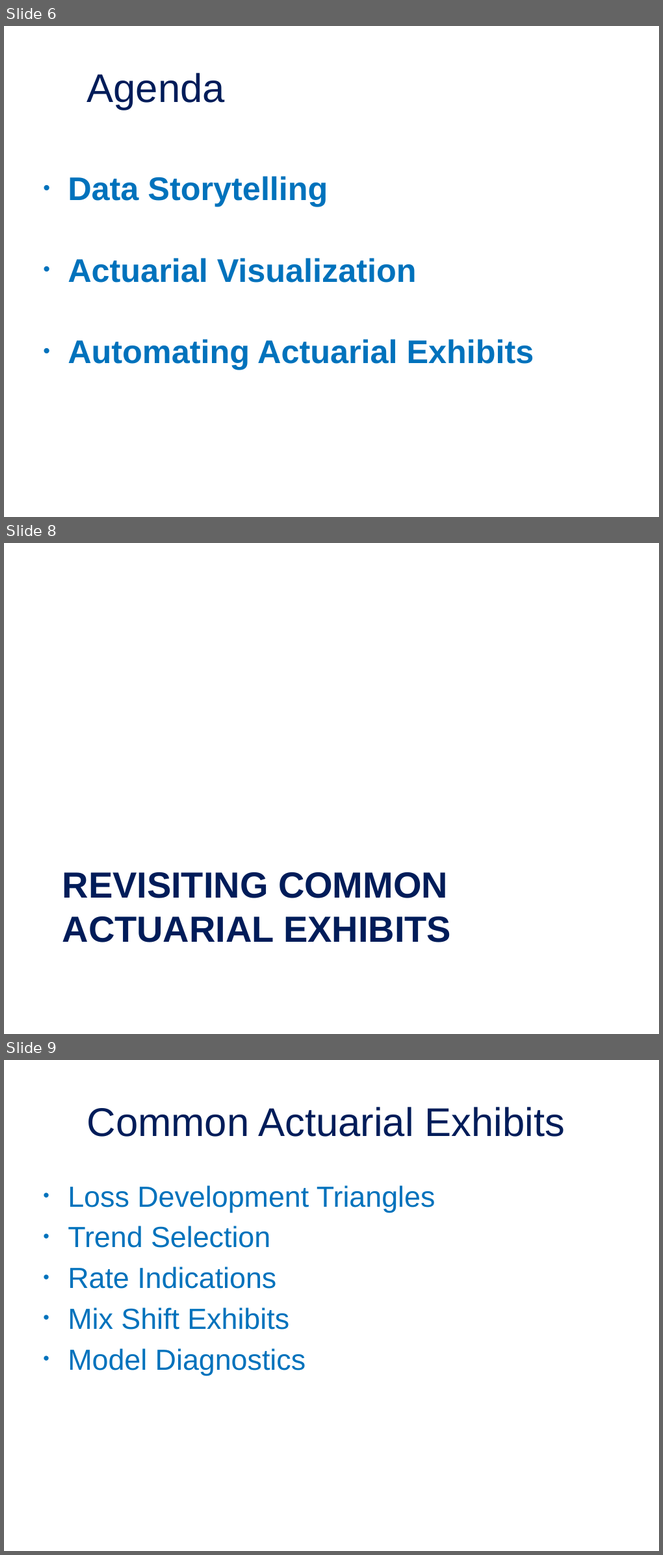
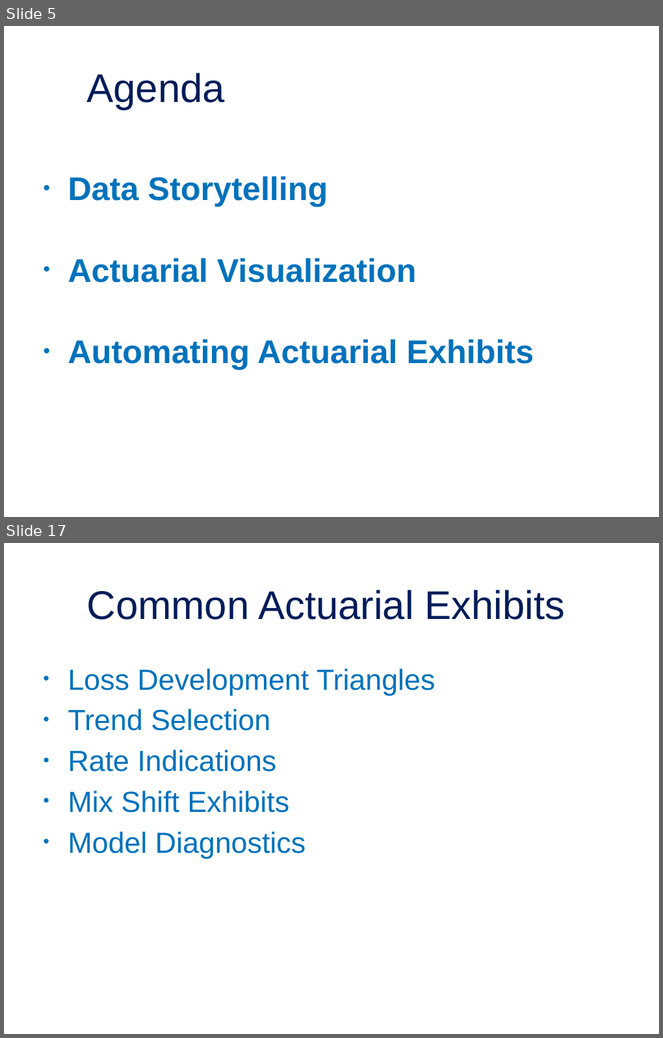
Before and after one commit to jordan-bonner/CAS_Spr23, a slide deck: Presentation Slides/Effective Data Visualization for Actuaries.pptx. Shown one above the other, each under a label of ours: slides 6, 8 and 9 before the commit, slides 5 and 17 after it; the slides between them are not shown. The pictures are 663x1555 and 663x1038 pixels, drawn with LibreOffice and Linux fonts; fonts in the diff are those of the drawing; background and template pictures are left out. Boxes give left, top, right and bottom in pixels: in the first picture for what was removed or moved away, otherwise in the second. Text is boxed around its words. In the diff, an @@ line names an element or a change of style, - is before the commit and + after.

```diff
--- a/Presentation Slides/Effective Data Visualization for Actuaries.pptx
+++ b/Presentation Slides/Effective Data Visualization for Actuaries.pptx
@@ slide 8 removed at [4,543,659,1034], background picture (left out) @@
@@ title removed at [62,873,451,943] @@
-REVISITING COMMON ACTUARIAL EXHIBITS
@@ what was slide 6 is now slide 5 @@
@@ what was slide 9 is now slide 17 @@
```
Also in this commit, not shown: 4 slides changed, 5 slides added, 5 other slides removed, 1 other file.
